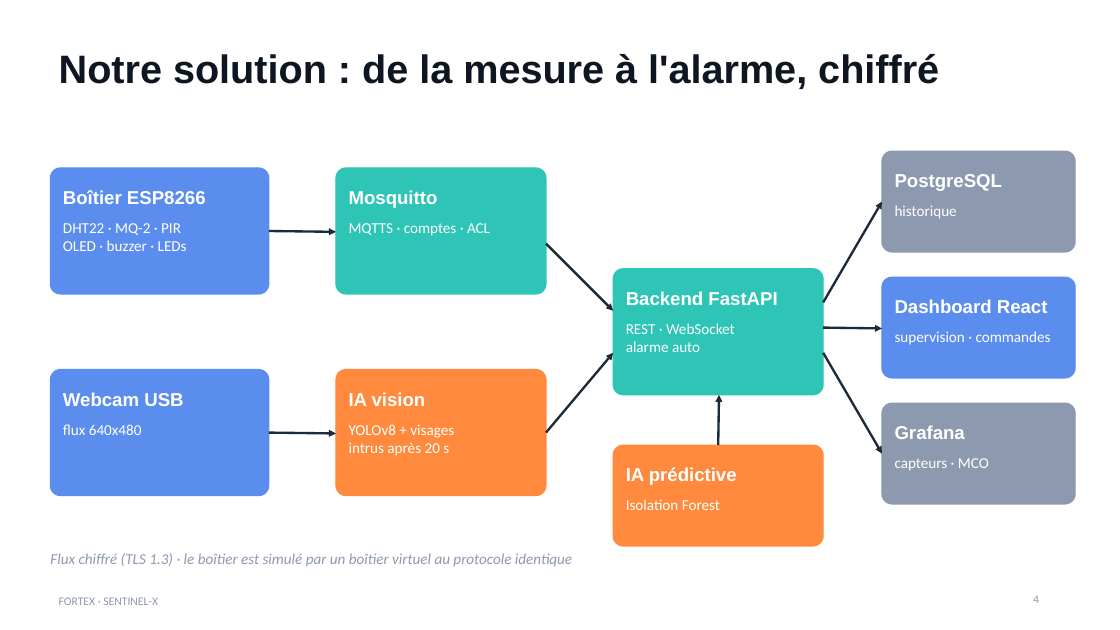
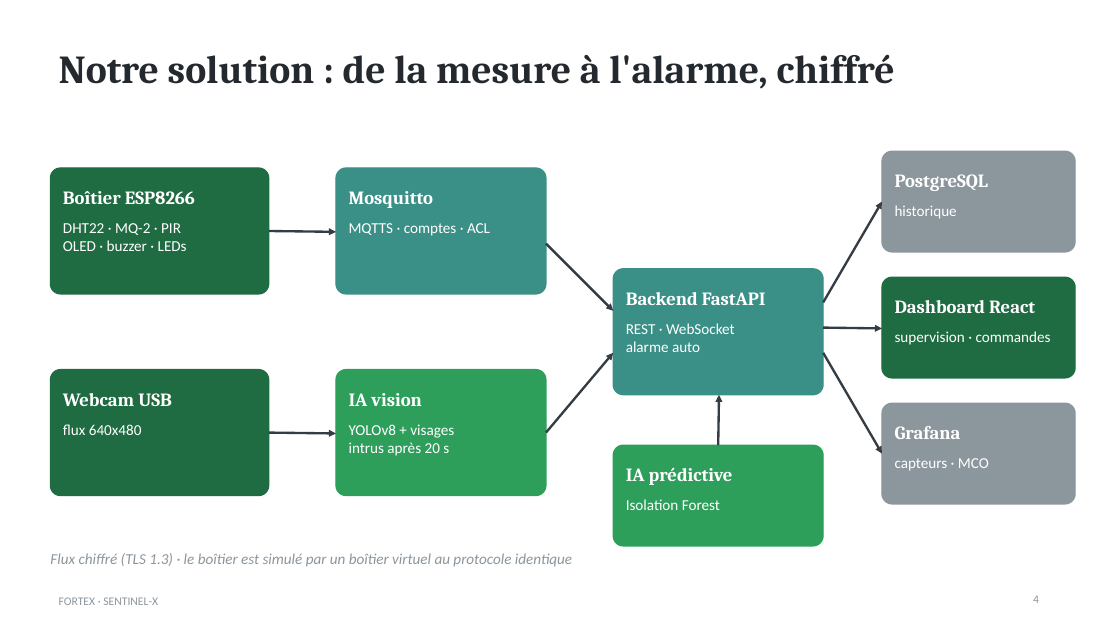
Before and after one commit to Fortexworkshop/ia, a slide deck: slide 4 of livrables/Workshop2026-M1-G-Pres.pptx. Drawn at 1120x630 pixels with LibreOffice and Linux fonts; fonts in the diff are those of the drawing. Boxes give left, top, right and bottom in pixels: in the first picture for what was removed or moved away, otherwise in the second. Text is boxed around its words. In the diff, an @@ line names an element or a change of style, - is before the commit and + after.

```diff
--- a/livrables/Workshop2026-M1-G-Pres.pptx
+++ b/livrables/Workshop2026-M1-G-Pres.pptx
@@ title "Notre solution : de la ..." at bbox=[59, 54, 895, 89]: font Arial to Cambria, text colour #0E1621 to #23292E @@
@@ rounded rectangle at bbox=[336, 168, 546, 294]: fill #2EC4B6 to #3A8F86; outline #2EC4B6 1 pt to #3A8F86 1 pt @@
@@ rounded rectangle at bbox=[882, 151, 1075, 252]: fill #8D99AE to #8C969D; outline #8D99AE 1 pt to #8C969D 1 pt @@
@@ arrow (823, 302) - (882, 202): stroke #1C2B3A 2 pt to #353D44 2 pt @@
@@ arrow (269, 231) - (336, 232): stroke #1C2B3A 2 pt to #353D44 2 pt @@
@@ arrow (546, 244) - (613, 311): stroke #1C2B3A 2 pt to #353D44 2 pt @@
@@ rounded rectangle at bbox=[613, 269, 823, 395]: fill #2EC4B6 to #3A8F86; outline #2EC4B6 1 pt to #3A8F86 1 pt @@
@@ fill #5B8DEF to #1F6B42; outline #5B8DEF 1 pt to #1F6B42 1 pt in 3 elements at bbox=[50, 168, 269, 294], bbox=[50, 370, 269, 496], bbox=[882, 277, 1075, 378] @@
@@ arrow (823, 328) - (882, 329): stroke #1C2B3A 2 pt to #353D44 2 pt @@
@@ arrow (546, 433) - (613, 353): stroke #1C2B3A 2 pt to #353D44 2 pt @@
@@ arrow (823, 353) - (882, 454): stroke #1C2B3A 2 pt to #353D44 2 pt @@
@@ rounded rectangle at bbox=[336, 370, 546, 496]: fill #FF8A3D to #2E9E5B; outline #FF8A3D 1 pt to #2E9E5B 1 pt @@
@@ arrow (718, 445) - (719, 395): stroke #1C2B3A 2 pt to #353D44 2 pt @@
@@ rounded rectangle at bbox=[882, 403, 1075, 504]: fill #8D99AE to #8C969D; outline #8D99AE 1 pt to #8C969D 1 pt @@
@@ font Arial to Cambria in 9 elements at bbox=[63, 191, 195, 204], bbox=[63, 393, 172, 406], bbox=[349, 191, 434, 208], bbox=[349, 393, 421, 406], bbox=[626, 292, 766, 305], bbox=[626, 468, 733, 485], bbox=[895, 174, 988, 191], bbox=[895, 300, 1035, 313], bbox=[895, 426, 961, 439] @@
@@ arrow (269, 433) - (336, 434): stroke #1C2B3A 2 pt to #353D44 2 pt @@
@@ rounded rectangle at bbox=[613, 445, 823, 546]: fill #FF8A3D to #2E9E5B; outline #FF8A3D 1 pt to #2E9E5B 1 pt @@
@@ text "Flux chiffré (TLS 1.3) · ..." at bbox=[50, 553, 572, 567]: text colour #8D99AE to #8C969D @@
@@ text "FORTEX · SENTINEL-X" at bbox=[59, 597, 158, 605]: text colour #8D99AE to #8C969D @@
```
Also in this commit, not shown: 13 other slides changed, 2 other files.
